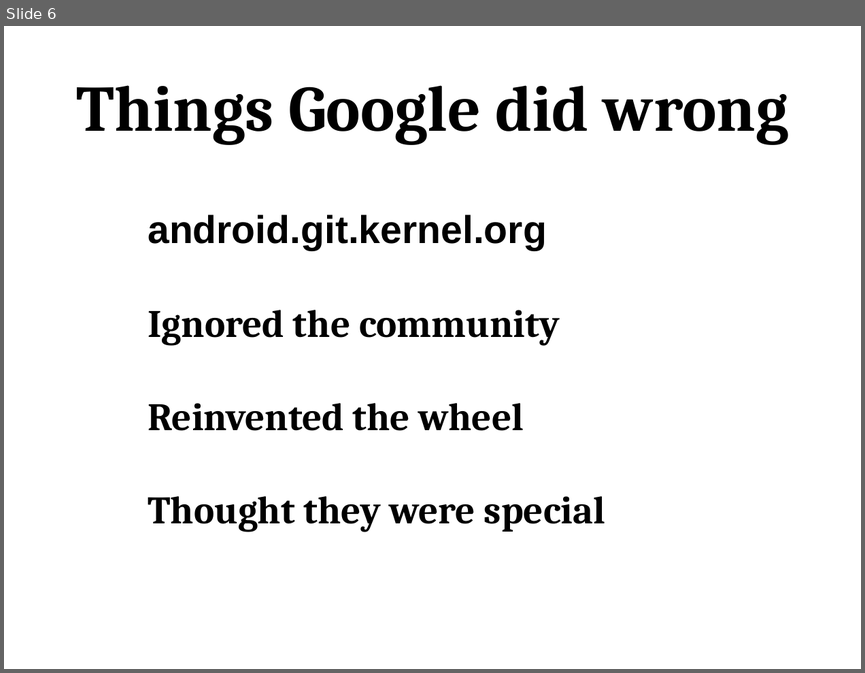
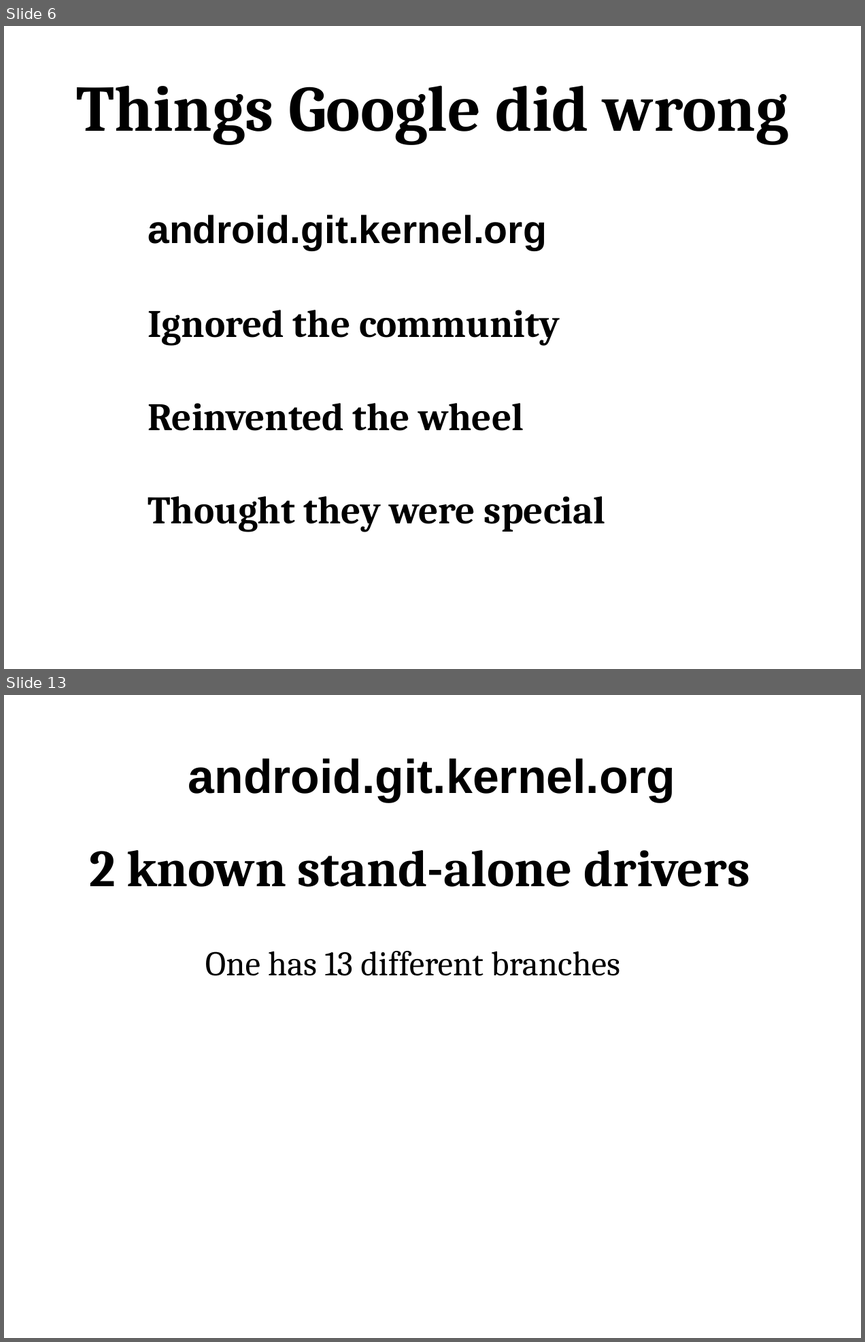
Before and after one commit to gregkh/android-presentation, a slide deck: android-kernel.odp. Shown one above the other, each under a label of ours: slide 6 before the commit, slides 6 and 13 after it; the slides between them are not shown. The pictures are 865x673 and 865x1342 pixels, drawn with LibreOffice and Linux fonts; fonts in the diff are those of the drawing. Boxes give left, top, right and bottom in pixels: in the first picture for what was removed or moved away, otherwise in the second. Text is boxed around its words. In the diff, an @@ line names an element or a change of style, - is before the commit and + after.

```diff
--- a/android-kernel.odp
+++ b/android-kernel.odp
@@ slide 13 added at (4,695,861,1338), background #FFFFFF @@
@@ title added at (188,758,676,802), 44 pt, text #000000, bold @@
+android.git.kernel.org
@@ text added at (89,850,750,887), 48 pt, text #000000, bold @@
+2 known stand-alone drivers
@@ text added at (205,951,620,976), 32 pt, text #000000 @@
+One has 13 different branches
```
Also in this commit, not shown: 9 other slides added, 2 other files.
